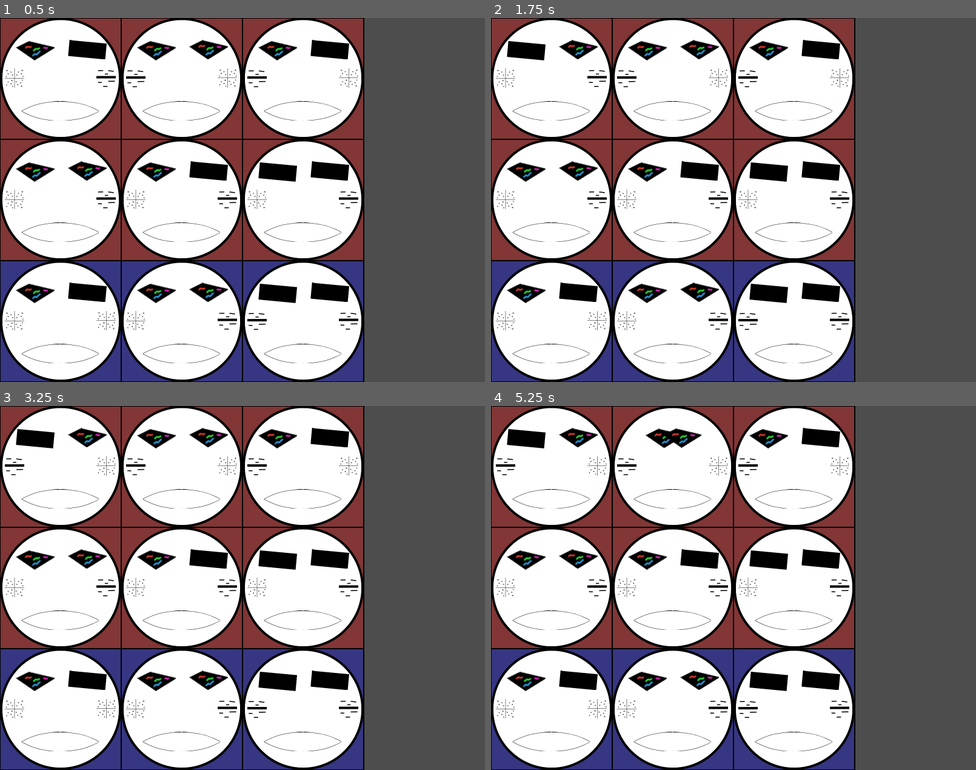
Above: before the commit, frames 1-4 (two rows, left to right).
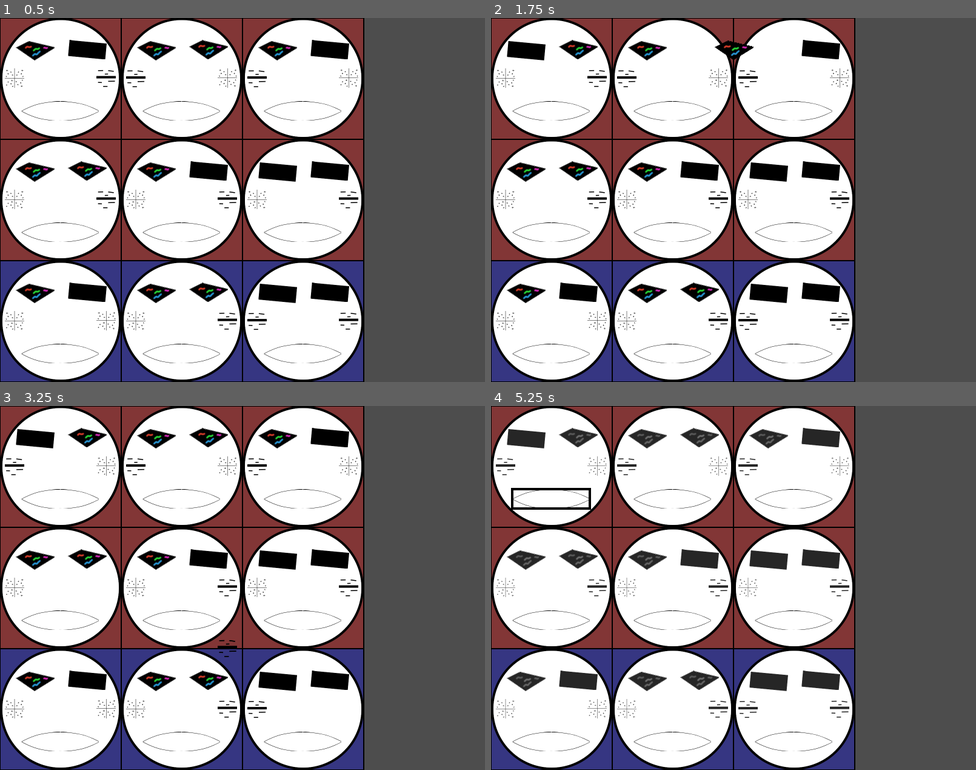
Above: after the commit, the same moments.

Repository: JonathanGeoffroy/maskarade
Game: Godot game, scene res://game.tscn
Same seed, same stepped clock (60 frames per second), same inputs: the game is played once before the commit and once after it.
Inputs (mouse positions are in pixels of both pictures, inside the frame that each line leads up to):
- Up to frame 1 (0.5 s): no input
- Up to frame 2 (1.75 s): tap Enter at 0.5 s; move the mouse to (524, 50) at 0.52 s; click (524, 50) at 0.67 s; tap Space at 1.25 s; move the mouse to (578, 50) at 1.27 s; click (578, 50) at 1.42 s
- Up to frame 3 (3.25 s): move the mouse to (14, 467) at 2.02 s; click (14, 467) at 2.17 s; tap Enter at 2.75 s; move the mouse to (106, 467) at 2.77 s; click (106, 467) at 2.92 s
- Up to frame 4 (5.25 s): move the mouse to (549, 500) at 3.52 s; click (549, 500) at 3.67 s; tap Space at 4.25 s; move the mouse to (646, 438) at 4.27 s; click (646, 438) at 4.42 s; tap Enter at 5 s; move the mouse to (699, 438) at 5.02 s; click (699, 438) at 5.17 s

Frame 1 is identical in both runs. In frame 2, 0.6% of the frame differs, in the area x 39-62%, y 6-12%; in frame 3, 0.2%; in frame 4, 5.6%, in the area x 1-74%, y 6-86%.

Commit message:
chore: instanciate turn-based game FSM

Diff:
--- /dev/null
+++ b/controllers/ia_controller.gd
@@ -0,0 +1,20 @@
+class_name IAController
+extends Node
+
+
+func play() -> void:
+	var pieces = get_tree().get_nodes_in_group("Piece")
+	var first_index = randi_range(0, pieces.size() - 1)
+	var first: Piece = pieces[first_index]
+
+	var second: Piece = null
+
+	var second_index: int
+	while second == null:
+		second_index = randi_range(0, pieces.size() - 1)
+		if second_index != first_index:
+			var choosen_piece = pieces[second_index]
+			if first.accept_exchange(choosen_piece):
+				second = choosen_piece
+
+	Global.exchange(first, second)
--- /dev/null
+++ b/controllers/ia_controller.tscn
@@ -0,0 +1,6 @@
+[gd_scene load_steps=2 format=3 uid="uid://bu4ek5fxm67r2"]
+
+[ext_resource type="Script" uid="uid://d32aw7kcgqrr0" path="res://controllers/ia_controller.gd" id="1_mlhoh"]
+
+[node name="IAController" type="Node"]
+script = ExtResource("1_mlhoh")
--- /dev/null
+++ b/controllers/player_controller.gd
@@ -0,0 +1,52 @@
+class_name PlayerController
+extends Node
+
+@export var is_enabled := false
+
+
+func _enter_tree():
+	get_tree().connect("node_added", Callable(self, "_on_node_added"))
+
+
+func _ready():
+	for piece in get_tree().get_nodes_in_group("Piece"):
+		_connect_to_piece(piece)
+
+	get_tree().connect("node_added", _on_node_added)
+
+
+func _on_node_added(child: Node):
+	if child.is_in_group("Piece"):
+		child.connect("piece_clicked", _on_piece_clicked)
+
+
+func _connect_to_piece(piece):
+	if not piece.is_connected("piece_clicked", _on_piece_clicked):
+		piece.connect("piece_clicked", _on_piece_clicked)
+
+
+func _on_piece_clicked(piece: Piece):
+	if !is_enabled:
+		return
+
+	var selected_piece = Global.selected_piece
+	if selected_piece == null:
+		Global.set_selected_piece(piece)
+	elif piece == selected_piece:
+		deselect()
+	elif piece.accept_exchange(selected_piece):
+		deselect()
+		Global.exchange(piece, selected_piece)
+
+
+func deselect():
+	Global.set_selected_piece(null)
+
+
+func enable():
+	is_enabled = true
+
+
+func disable():
+	is_enabled = false
+	deselect()
--- /dev/null
+++ b/controllers/player_controller.tscn
@@ -0,0 +1,6 @@
+[gd_scene load_steps=2 format=3 uid="uid://by8ol6qq4u8ml"]
+
+[ext_resource type="Script" uid="uid://bxuf7nj4cma5j" path="res://controllers/player_controller.gd" id="1_pgxsc"]
+
+[node name="PlayerController" type="Node"]
+script = ExtResource("1_pgxsc")
--- a/game.gd
+++ b/game.gd
@@ -2,61 +2,16 @@
 extends Node2D
 
 
-func _enter_tree():
-	get_tree().connect("node_added", Callable(self, "_on_node_added"))
+func _ready() -> void:
+	GameFSM.connect("on_state_change", _on_state_change)
+
+	GameFSM.set_current_state(GameFSM.State.FIRST_PLAY)
 
 
-func _on_node_added(child: Node):
-	if child.is_in_group("Piece"):
-		child.connect("piece_clicked", _on_piece_clicked)
-
-
-func _on_piece_clicked(piece: Piece):
-	var selected_piece = Global.selected_piece
-	if selected_piece == null:
-		Global.set_selected_piece(piece)
-	elif piece == selected_piece:
-		deselect()
-	elif piece.accept_exchange(selected_piece):
-		deselect()
-		exchange_pieces(piece, selected_piece)
-
-
-func deselect():
-	Global.set_selected_piece(null)
-
-
-func exchange_pieces(first: Piece, second: Piece, duration := 0.2):
-	first.z_index = 10
-	second.z_index = 10
-
-	var parent_first := first.get_parent()
-	var parent_second := second.get_parent()
-
-	var local_first := first.position
-	var local_second := second.position
-
-	var global_first := first.global_position
-	var global_second := second.global_position
-
-	parent_first.remove_child(first)
-	parent_second.remove_child(second)
-	parent_first.add_child(second)
-	parent_second.add_child(first)
-
-	first.global_position = global_first
-	second.global_position = global_second
-
-	var target_first: Vector2 = parent_second.to_global(local_second)
-	var target_second: Vector2 = parent_first.to_global(local_first)
-
-	var tween := create_tween()
-	tween.tween_property(first, "global_position", target_first, duration)
-	tween.parallel().tween_property(second, "global_position", target_second, duration)
-	tween.finished.connect(
-		func():
-			first.z_index = 0
-			second.z_index = 0
-	)
-
-	deselect()
+func _on_state_change(state: GameFSM.State):
+	if state == GameFSM.State.FIRST_PLAY:
+		%PlayerController.enable()
+	else:
+		%PlayerController.disable()
+		if state == GameFSM.State.SECOND_PLAY:
+			%IAController.play()
--- a/game.tscn
+++ b/game.tscn
@@ -1,8 +1,10 @@
-[gd_scene load_steps=4 format=3 uid="uid://d10njt6vcd5ub"]
+[gd_scene load_steps=6 format=3 uid="uid://d10njt6vcd5ub"]
 
 [ext_resource type="PackedScene" uid="uid://bm74wrnjb384a" path="res://grid.tscn" id="1_80nbo"]
 [ext_resource type="Script" uid="uid://ddpgkp3n4fry0" path="res://game.gd" id="1_feb5d"]
 [ext_resource type="PackedScene" uid="uid://b7ud6ab6f1r15" path="res://selector.tscn" id="3_feb5d"]
+[ext_resource type="Script" uid="uid://bxuf7nj4cma5j" path="res://controllers/player_controller.gd" id="4_fc0e3"]
+[ext_resource type="Script" uid="uid://d32aw7kcgqrr0" path="res://controllers/ia_controller.gd" id="5_7jktm"]
 
 [node name="Game" type="Node2D"]
 script = ExtResource("1_feb5d")
@@ -10,3 +12,16 @@
 [node name="Grid" parent="." instance=ExtResource("1_80nbo")]
 
 [node name="Selector" parent="." instance=ExtResource("3_feb5d")]
+
+[node name="PlayerController" type="Node" parent="."]
+unique_name_in_owner = true
+script = ExtResource("4_fc0e3")
+metadata/_custom_type_script = "uid://bxuf7nj4cma5j"
+
+[node name="IAController" type="Node" parent="."]
+unique_name_in_owner = true
+script = ExtResource("5_7jktm")
+metadata/_custom_type_script = "uid://d32aw7kcgqrr0"
+
+[node name="TransitionTimer" type="Timer" parent="."]
+unique_name_in_owner = true
--- a/game/fsm.gd
+++ b/game/fsm.gd
@@ -1,4 +1,3 @@
-class_name GameFSM
 extends Node
 
 signal on_state_change(state: State)
@@ -16,7 +15,7 @@
 
 
 func initialize() -> void:
-	set_current_state(State.START)
+	GameFSM.initialize()
 
 
 func set_current_state(state: State) -> void:
@@ -31,8 +30,10 @@
 			next_state = State.FIRST_PLAY
 		State.FIRST_PLAY:
 			next_state = State.FIRST_ATTACK
+		State.FIRST_ATTACK:
+			next_state = State.SECOND_PLAY
 		State.SECOND_PLAY:
-			next_state = State.SECOND_PLAY
+			next_state = State.SECOND_ATTACK
 		State.SECOND_ATTACK:
 			next_state = State.FIRST_PLAY
 		_:
--- a/game/global.gd
+++ b/game/global.gd
@@ -3,16 +3,54 @@
 signal on_selection_change(piece: Piece)
 
 var score := 0
-var fsm := GameFSM.new()
 var selected_piece: Piece
 
 
 func initialize() -> void:
 	score = 0
-	fsm.initialize()
 
 
 func set_selected_piece(piece: Piece):
 	if piece != selected_piece:
 		selected_piece = piece
 		on_selection_change.emit(piece)
+
+
+func exchange(first: Piece, second: Piece) -> void:
+	_do_exchange_pieces(first, second)
+	GameFSM.next()
+
+
+func _do_exchange_pieces(first: Piece, second: Piece, duration := 0.2) -> void:
+	first.z_index = 10
+	second.z_index = 10
+
+	var parent_first := first.get_parent()
+	var parent_second := second.get_parent()
+
+	var local_first := first.position
+	var local_second := second.position
+
+	var global_first := first.global_position
+	var global_second := second.global_position
+
+	parent_first.remove_child(first)
+	parent_second.remove_child(second)
+	parent_first.add_child(second)
+	parent_second.add_child(first)
+
+	first.global_position = global_first
+	second.global_position = global_second
+
+	var target_first: Vector2 = parent_second.to_global(local_second)
+	var target_second: Vector2 = parent_first.to_global(local_first)
+
+	var tween := create_tween()
+	tween.tween_property(first, "global_position", target_first, duration)
+	tween.parallel().tween_property(second, "global_position", target_second, duration)
+	tween.finished.connect(
+		func():
+			first.z_index = 0
+			second.z_index = 0
+			GameFSM.next()
+	)
--- a/piece/mouth.gd
+++ b/piece/mouth.gd
@@ -1 +1,2 @@
-extends Node2D
+class_name Mouth
+extends Piece
--- a/piece/mouth.tscn
+++ b/piece/mouth.tscn
@@ -1,7 +1,8 @@
-[gd_scene load_steps=6 format=3 uid="uid://bp8636mkwywsc"]
+[gd_scene load_steps=7 format=3 uid="uid://bp8636mkwywsc"]
 
 [ext_resource type="PackedScene" uid="uid://beqncntgomyeo" path="res://piece/piece.tscn" id="1_613wf"]
 [ext_resource type="Shader" uid="uid://xvu8vnd420p" path="res://shaders/gray.gdshader" id="2_4c5t1"]
+[ext_resource type="Script" uid="uid://b0depymu55138" path="res://piece/mouth.gd" id="2_7x40s"]
 [ext_resource type="Texture2D" uid="uid://cpef0gme3mujq" path="res://assets/mouth.png" id="2_62w0a"]
 
 [sub_resource type="ShaderMaterial" id="ShaderMaterial_7x40s"]
@@ -16,7 +17,7 @@
 size = Vector2(257, 64)
 
 [node name="Mouth" groups=["Mouth"] instance=ExtResource("1_613wf")]
-script = null
+script = ExtResource("2_7x40s")
 
 [node name="Sprite2D" parent="." index="0"]
 material = SubResource("ShaderMaterial_7x40s")
--- a/project.godot
+++ b/project.godot
@@ -18,6 +18,7 @@
 [autoload]
 
 Global="*res://game/global.gd"
+GameFSM="*res://game/fsm.gd"
 
 [display]
 
Not shown, added: controllers/ia_controller.gd.uid
Not shown, added: controllers/player_controller.gd.uid
